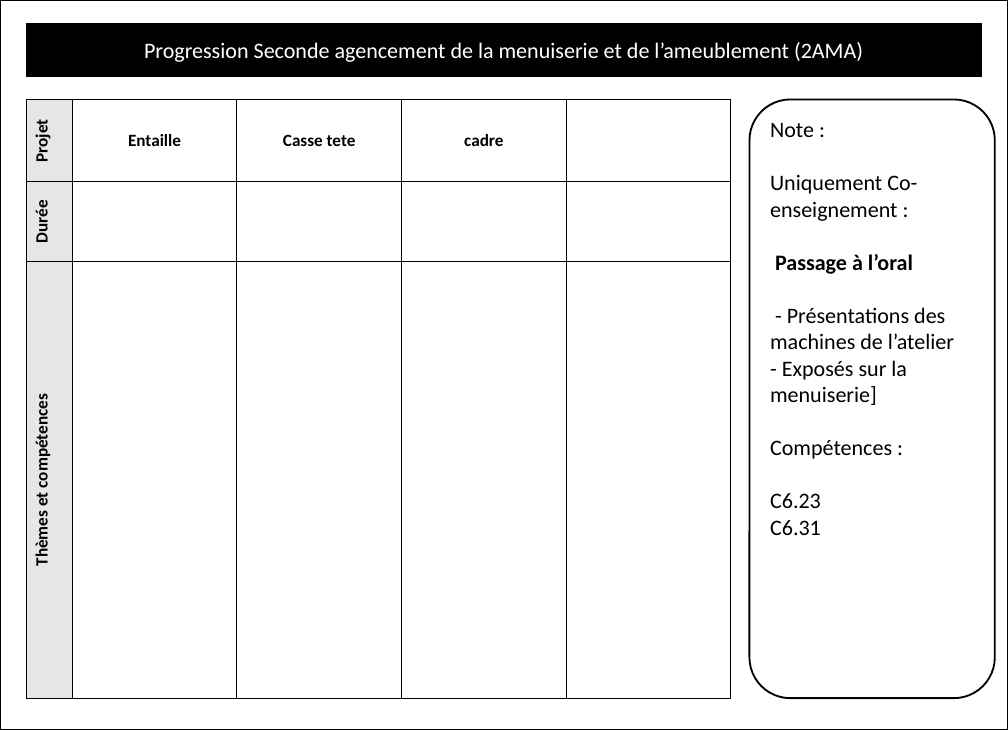
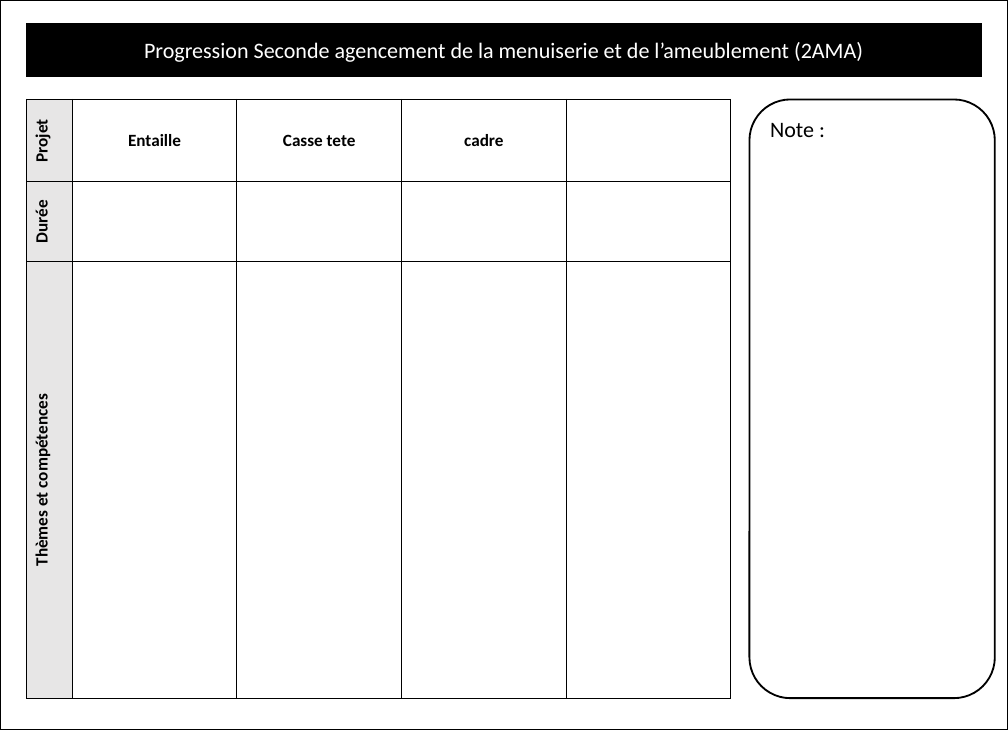
Before and after one commit to kduchevreuil/Cours-Menuiserie, a slide deck: slide 3 of Progression.pptx. Drawn at 1008x730 pixels with LibreOffice and Linux fonts; fonts in the diff are those of the drawing. Boxes give left, top, right and bottom in pixels: in the first picture for what was removed or moved away, otherwise in the second. Text is boxed around its words. In the diff, an @@ line names an element or a change of style, - is before the commit and + after.

```diff
--- a/Progression.pptx
+++ b/Progression.pptx
@@ text in rounded rectangle at <box>770,175,954,535</box>: paragraphs removed @@
-Uniquement Co-enseignement :
-Passage à l’oral
-- Présentations des machines de l’atelier
-- Exposés sur la menuiserie]
-Compétences :
-C6.23
-C6.31
```
Also in this commit, not shown: 1 other slide changed, 7 other files.
